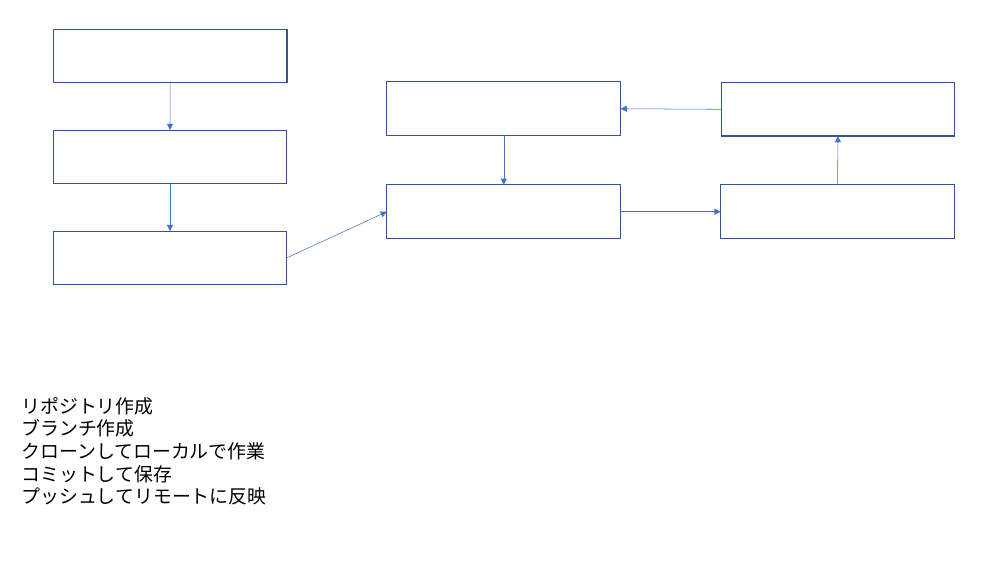
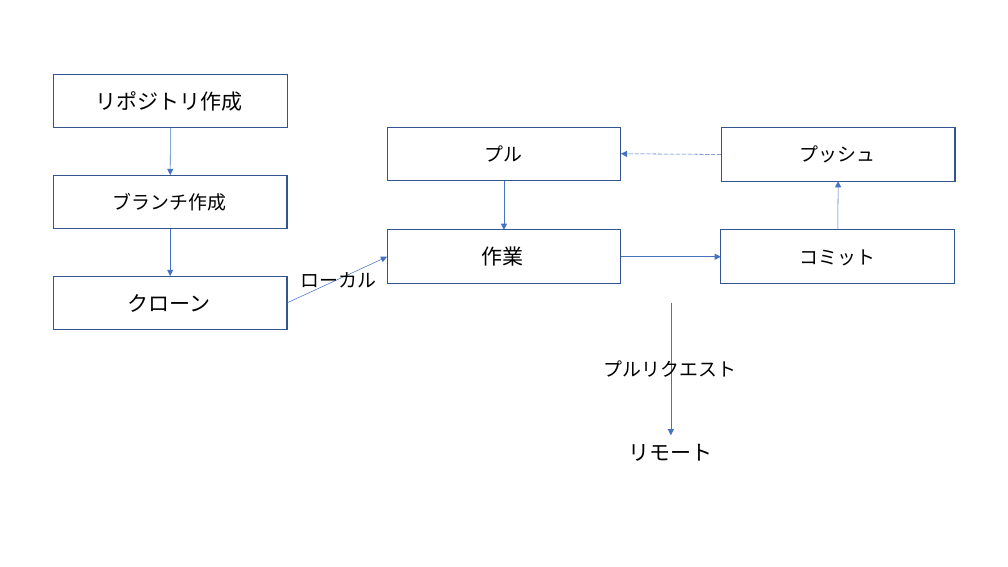
Before and after one commit to SPcurrent/GitHub-Description, a slide deck: slide 18 of description.pptx. Drawn at 1008x567 pixels with LibreOffice and Linux fonts; fonts in the diff are those of the drawing. Boxes give left, top, right and bottom in pixels: in the first picture for what was removed or moved away, otherwise in the second. Text is boxed around its words. In the diff, an @@ line names an element or a change of style, - is before the commit and + after.

```diff
--- a/description.pptx
+++ b/description.pptx
@@ text added at box(96, 91, 243, 111), 20 pt, text #000000 @@
+リポジトリ作成
@@ text added at box(484, 145, 522, 162), 18 pt, text #000000 @@
+プル
@@ text added at box(800, 145, 876, 162), 18 pt, text #000000 @@
+プッシュ
@@ 7 rectangles, 7 arrows: place and size @@
-7 rectangles, 7 arrows at box(53, 29, 955, 285)
+7 rectangles, 7 arrows at box(54, 74, 955, 330)
@@ arrow (721, 154) - (621, 154): stroke #4472C4 0.5 pt to #4472C4 0.5 pt dashed @@
@@ text added at box(113, 193, 226, 211), 18 pt, text #000000 @@
+ブランチ作成
@@ text added at box(300, 267, 376, 292), 18 pt, text #000000 @@
+ローカル
@@ text added at box(482, 246, 524, 266), 20 pt, text #000000 @@
+作業
@@ text added at box(799, 249, 875, 265), 18 pt, text #000000 @@
+コミット
@@ text added at box(128, 294, 211, 312), 20 pt, text #000000 @@
+クローン
@@ arrow added from (671, 303) to (671, 436), #4472C4 0.5 pt @@
@@ text added at box(604, 356, 736, 381), 18 pt, text #000000 @@
+プルリクエスト
@@ text removed at box(21, 397, 266, 505) @@
-リポジトリ作成
-ブランチ作成
-クローンしてローカルで作業
-コミットして保存
-プッシュしてリモートに反映
@@ text added at box(628, 443, 712, 461), 20 pt, text #000000 @@
+リモート
```
Also in this commit, not shown: 1 other slide changed.
